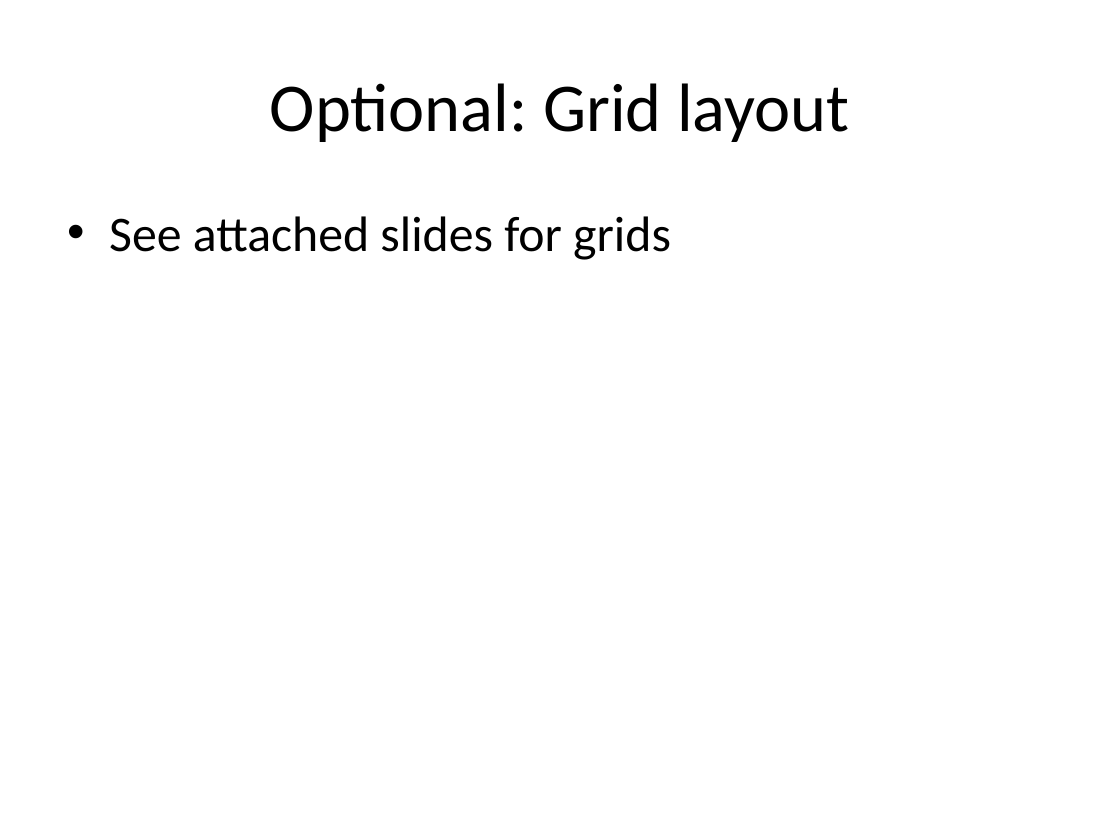
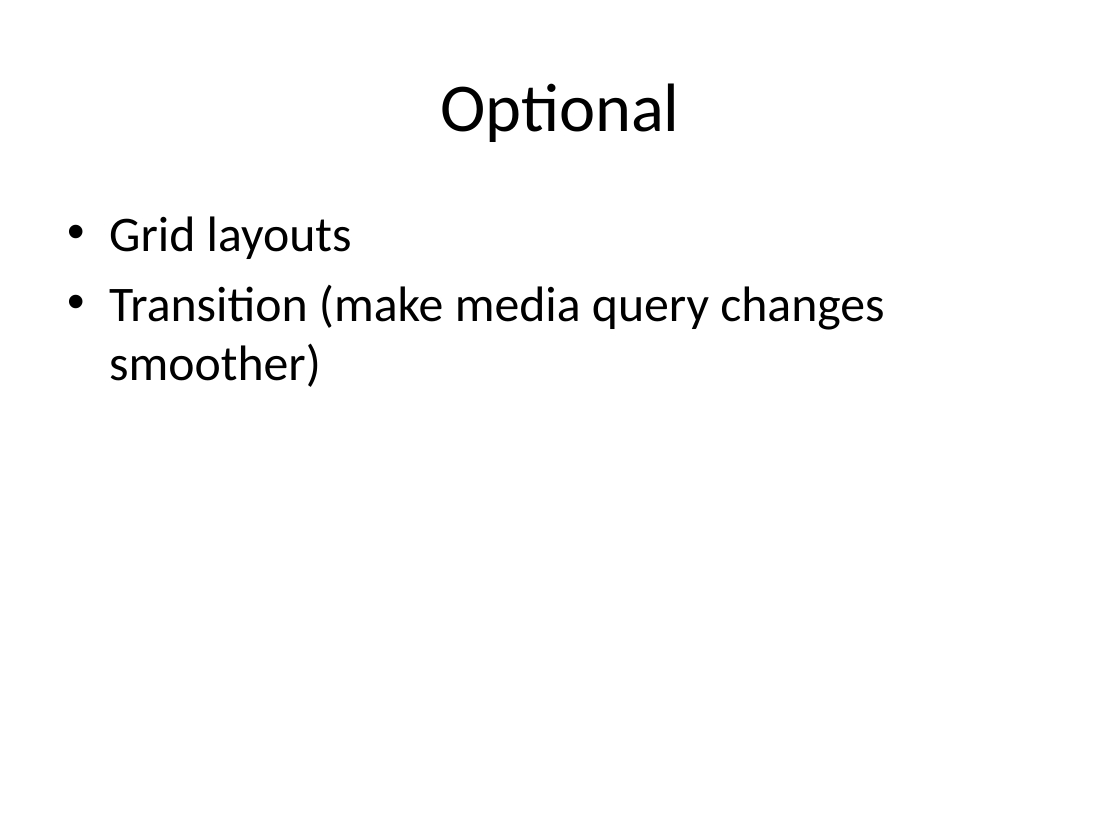
Before and after one commit to HaloZero/FEWD_Curriculum_24, a slide deck: slide 11 of Week06_Responsive/Lesson 11/Intro to Responsive.pptx (slide 10 before the commit). Drawn at 1120x840 pixels with LibreOffice and Linux fonts; fonts in the diff are those of the drawing. Boxes give left, top, right and bottom in pixels: in the first picture for what was removed or moved away, otherwise in the second. Text is boxed around its words. In the diff, an @@ line names an element or a change of style, - is before the commit and + after.

```diff
--- a/Week06_Responsive/Lesson 11/Intro to Responsive.pptx
+++ b/Week06_Responsive/Lesson 11/Intro to Responsive.pptx
@@ title at bbox=[440, 83, 680, 142]: text changed @@
-Optional: Grid layout
+Optional
@@ text at bbox=[109, 216, 884, 387]: text changed @@
-• See attached slides for grids
+• Grid layouts
+• Transition (make media query changes smoother)
```
Also in this commit, not shown: 1 other slide changed, 1 slide added.
